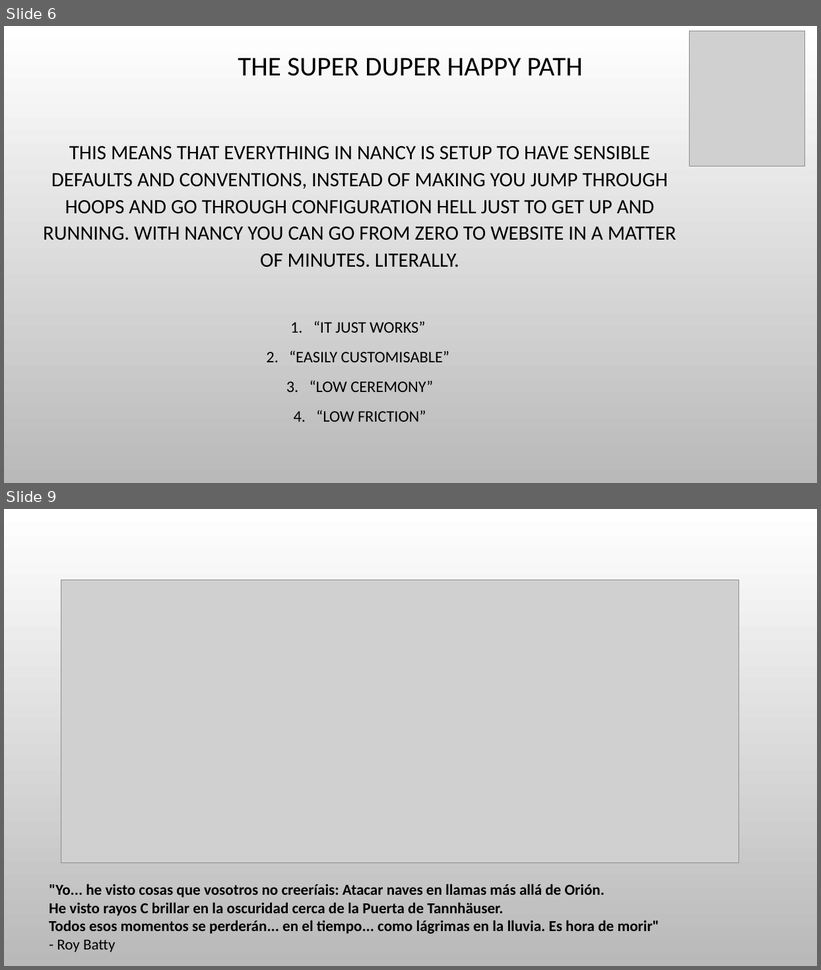
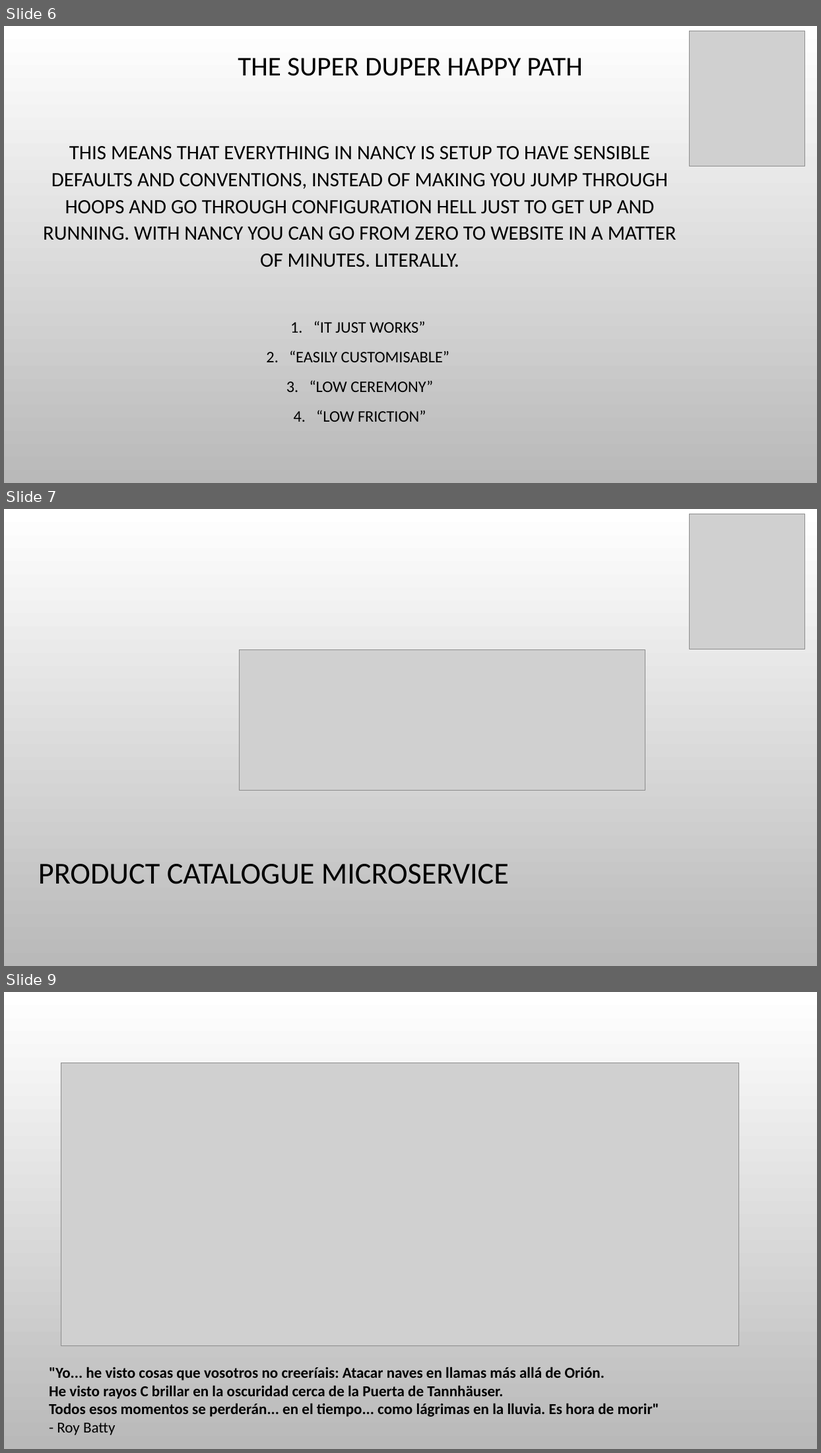
Before and after one commit to snavarropino/nancyFxSession, a slide deck: nancyFx.pptx. Shown one above the other, each under a label of ours: slides 6 and 9 before the commit, slides 6, 7 and 9 after it; the slides between them are not shown. The pictures are 821x970 and 821x1453 pixels, drawn with LibreOffice and Linux fonts; fonts in the diff are those of the drawing; grey boxes stand for pictures; background and template pictures are left out. Boxes give left, top, right and bottom in pixels: in the first picture for what was removed or moved away, otherwise in the second. Text is boxed around its words. In the diff, an @@ line names an element or a change of style, - is before the commit and + after.

```diff
--- a/nancyFx.pptx
+++ b/nancyFx.pptx
@@ slide 7 added at box(4, 509, 817, 966), background picture (left out) @@
@@ picture added at box(689, 514, 805, 650) @@
@@ picture added at box(240, 650, 646, 790) @@
@@ title added at box(38, 864, 509, 885), 36 pt, text #000000 @@
+PRODUCT CATALOGUE MICROSERVICE
```
Also in this commit, not shown: 2 other slides added, 14 slides removed, 12 other files.
